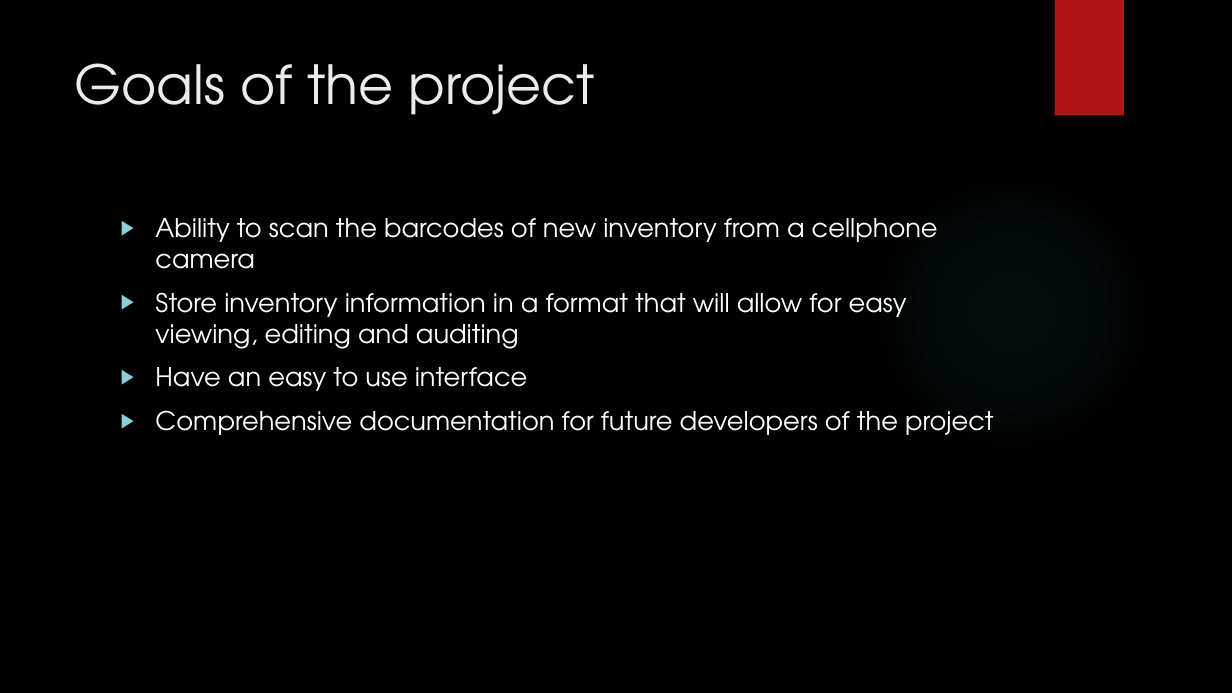
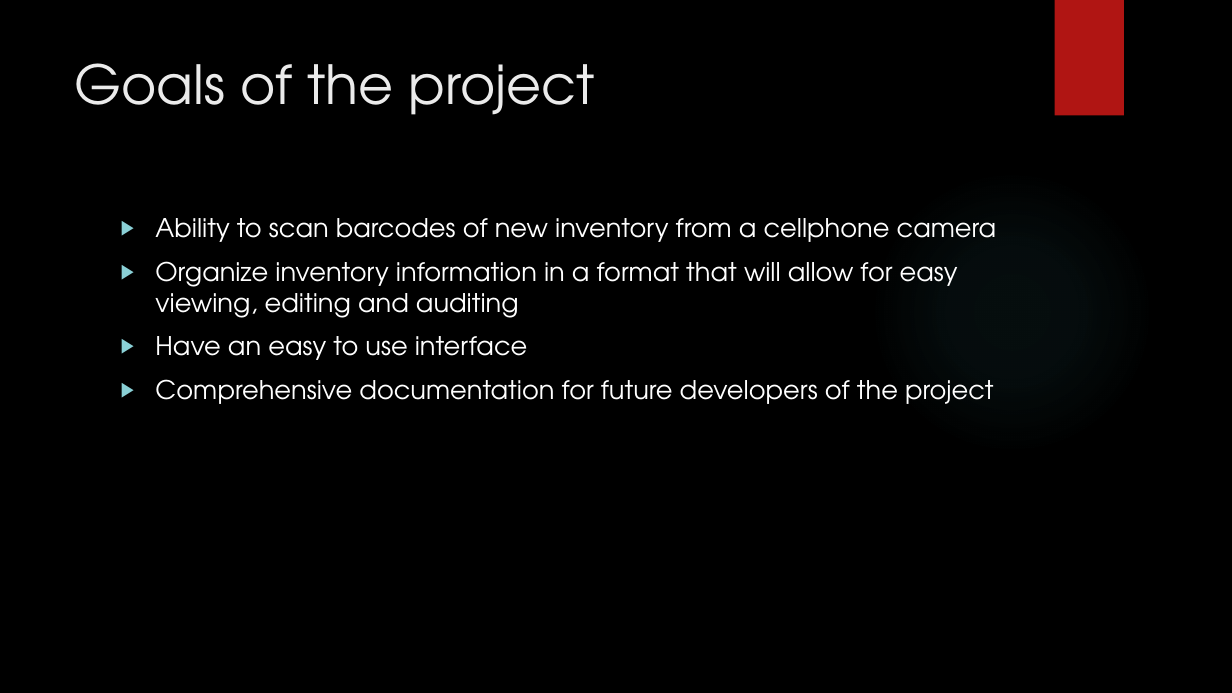
Before and after one commit to frozenNodak/InventoryManagement491, a slide deck: slide 2 of Inventory Management System midterm code review.pptx. Drawn at 1232x693 pixels with LibreOffice and Linux fonts; fonts in the diff are those of the drawing; background and template pictures are left out. Boxes give left, top, right and bottom in pixels: in the first picture for what was removed or moved away, otherwise in the second. Text is boxed around its words. In the diff, an @@ line names an element or a change of style, - is before the commit and + after.

Commit message:
minor change

```diff
--- a/Inventory Management System midterm code review.pptx
+++ b/Inventory Management System midterm code review.pptx
@@ text at [155, 218, 997, 318]: text changed @@
-▶ Ability to scan the barcodes of new inventory from a cellphone camera
-▶ Store inventory information in a format that will allow for easy viewing, editing and auditing
+▶ Ability to scan barcodes of new inventory from a cellphone camera
+▶ Organize inventory information in a format that will allow for easy viewing, editing and auditing
```
Also in this commit, not shown: 1 other slide changed, 2 slides added, 1 slide removed.
